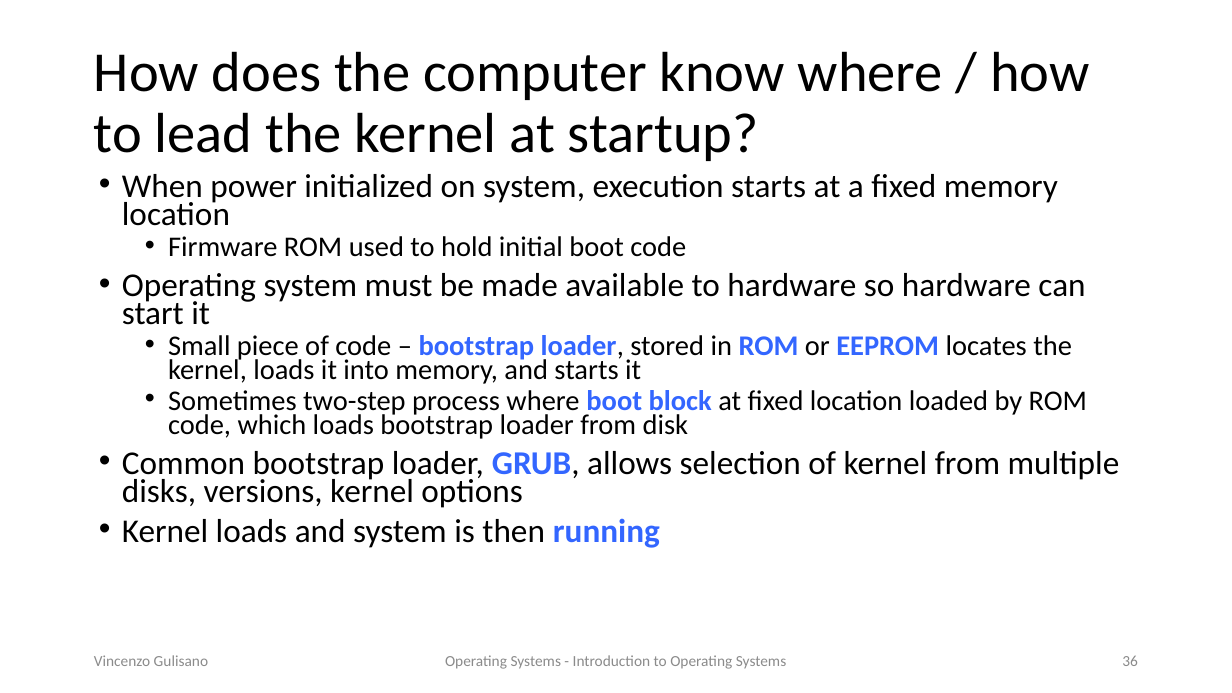
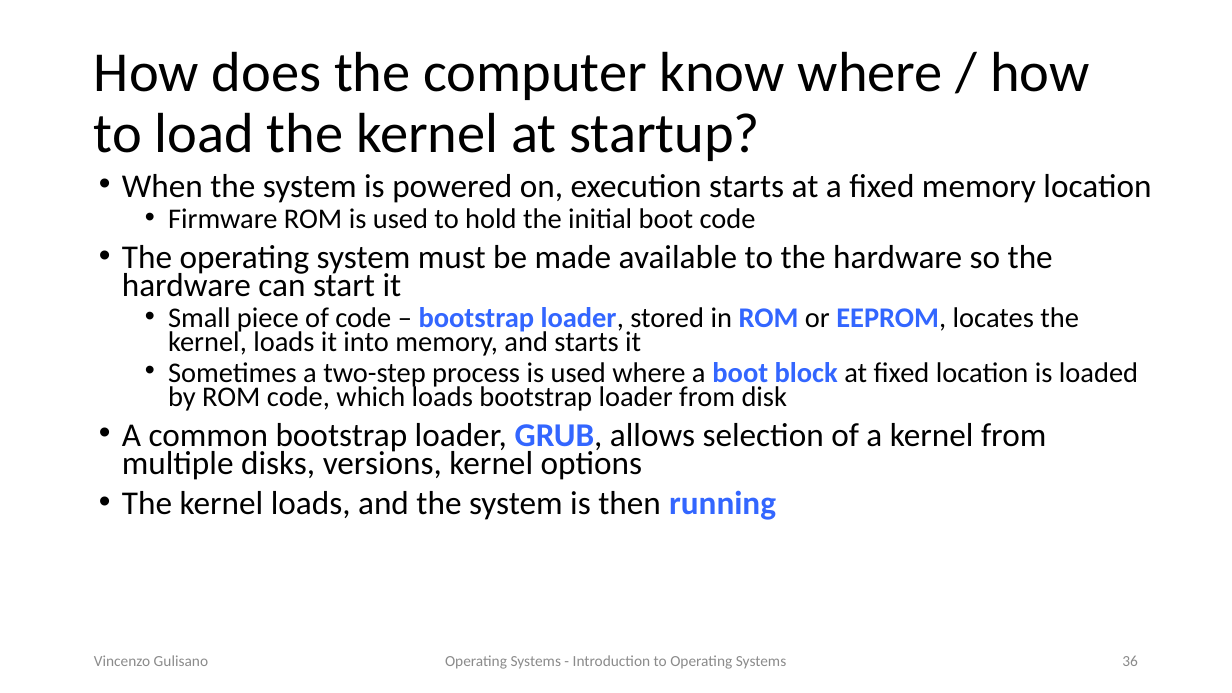
Before and after one commit to vincenzo-gulisano/os_material, a slide deck: slide 36 of slides/introduction_os.pptx. Drawn at 1232x693 pixels with LibreOffice and Linux fonts; fonts in the diff are those of the drawing. Boxes give left, top, right and bottom in pixels: in the first picture for what was removed or moved away, otherwise in the second. Text is boxed around its words. In the diff, an @@ line names an element or a change of style, - is before the commit and + after.

```diff
--- a/slides/introduction_os.pptx
+++ b/slides/introduction_os.pptx
@@ title at (94, 51, 1090, 161): text changed @@
-How does the computer know where / how to lead the kernel at startup?
+How does the computer know where / how to load the kernel at startup?
@@ text at (122, 174, 1151, 520): text changed @@
-• When power initialized on system, execution starts at a fixed memory location
-  • Firmware ROM used to hold initial boot code
-• Operating system must be made available to hardware so hardware can start it
-  • Small piece of code – bootstrap loader, stored in ROM or EEPROM locates the kernel, loads it into memory, and starts it
-  • Sometimes two-step process where boot block at fixed location loaded by ROM code, which loads bootstrap loader from disk
-• Common bootstrap loader, GRUB, allows selection of kernel from multiple disks, versions, kernel options
-• Kernel loads and system is then running
+• When the system is powered on, execution starts at a fixed memory location
+  • Firmware ROM is used to hold the initial boot code
+• The operating system must be made available to the hardware so the hardware can start it
+  • Small piece of code – bootstrap loader, stored in ROM or EEPROM, locates the kernel, loads it into memory, and starts it
+  • Sometimes a two-step process is used where a boot block at fixed location is loaded by ROM code, which loads bootstrap loader from disk
+• A common bootstrap loader, GRUB, allows selection of a kernel from multiple disks, versions, kernel options
+• The kernel loads, and the system is then running
```
Also in this commit, not shown: 33 other slides changed, 2 other files.
